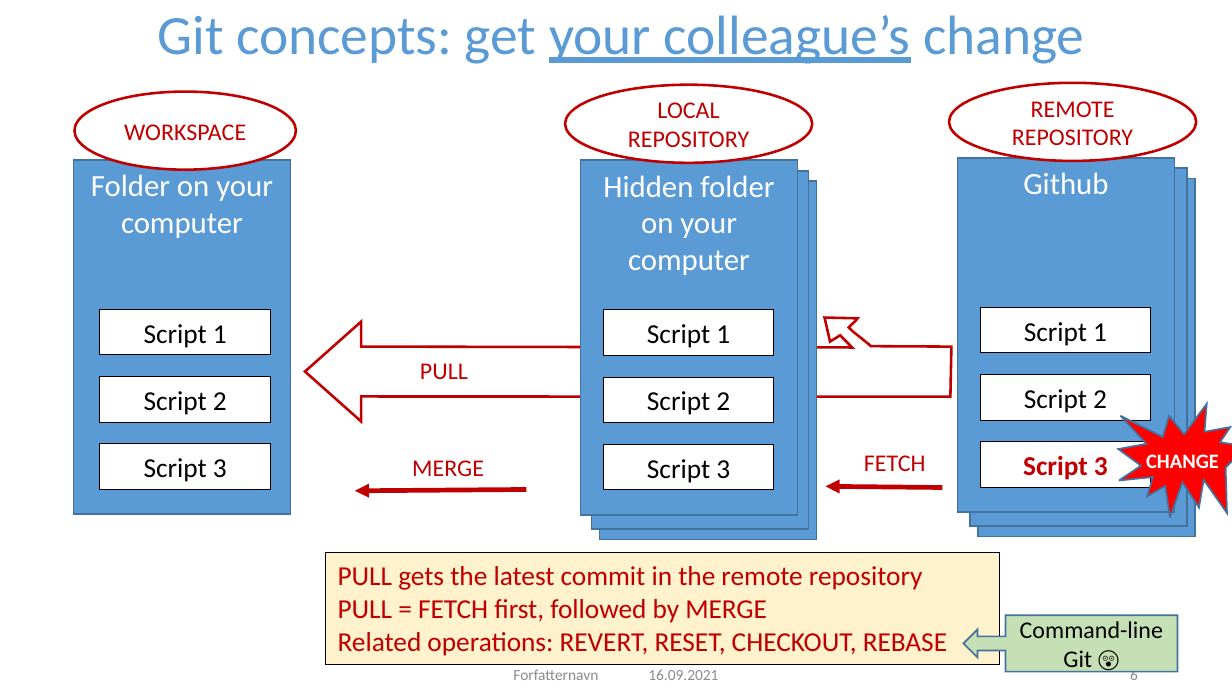
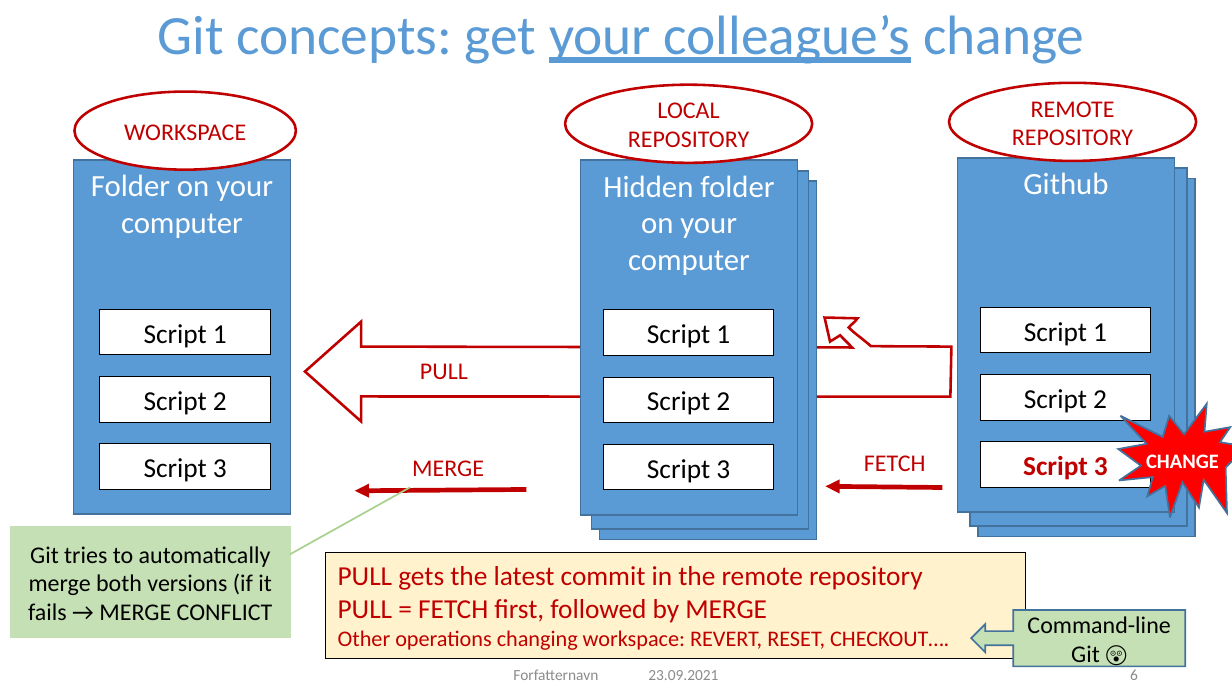
Before and after one commit to NIVANorge/R-Resources, a slide deck: slide 6 of Git concepts.pptx. Drawn at 1232x693 pixels with LibreOffice and Linux fonts; fonts in the diff are those of the drawing; background and template pictures are left out. Boxes give left, top, right and bottom in pixels: in the first picture for what was removed or moved away, otherwise in the second. Text is boxed around its words. In the diff, an @@ line names an element or a change of style, - is before the commit and + after.

Commit message:
New version of ppt

```diff
--- a/Git concepts.pptx
+++ b/Git concepts.pptx
@@ callout added at [10, 526, 291, 638], fill #C5E0B4, outline #A9D18E 1 pt, 14 pt, text #000000 @@
+Git tries to automatically merge both versions (if it fails → MERGE CONFLICT
@@ rectangle "PULL gets the latest commit ...": place and size @@
-rectangle "PULL gets the latest commit ..." at [325, 552, 999, 664]
+rectangle "PULL gets the latest commit ..." at [325, 552, 1025, 658]
@@ text in rectangle at [338, 566, 949, 650]: text changed @@
-PULL gets the latest commit in the remote repository
-PULL = FETCH first, followed by MERGE
-Related operations: REVERT, RESET, CHECKOUT, REBASE
+PULL gets the latest commit in the remote repository
+PULL = FETCH first, followed by MERGE
+Other operations changing workspace: REVERT, RESET, CHECKOUT….
@@ left arrow callout "Command-line Git 😲": place and size @@
-left arrow callout "Command-line Git 😲" at [963, 615, 1178, 671]
+left arrow callout "Command-line Git 😲" at [971, 610, 1185, 667]
@@ text at [648, 670, 718, 680]: text changed @@
-16.09.2021
+23.09.2021
```
Also in this commit, not shown: 21 other slides changed, 2 slides added, 1 slide removed.
